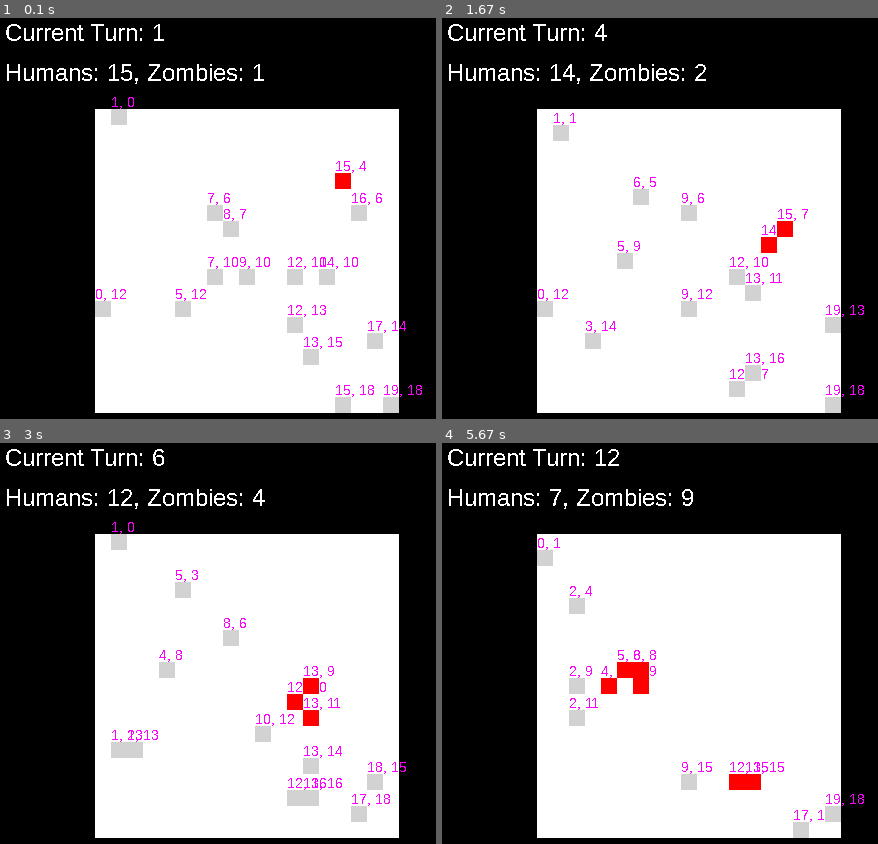
Above: before the commit, frames 1-4 (two rows, left to right).
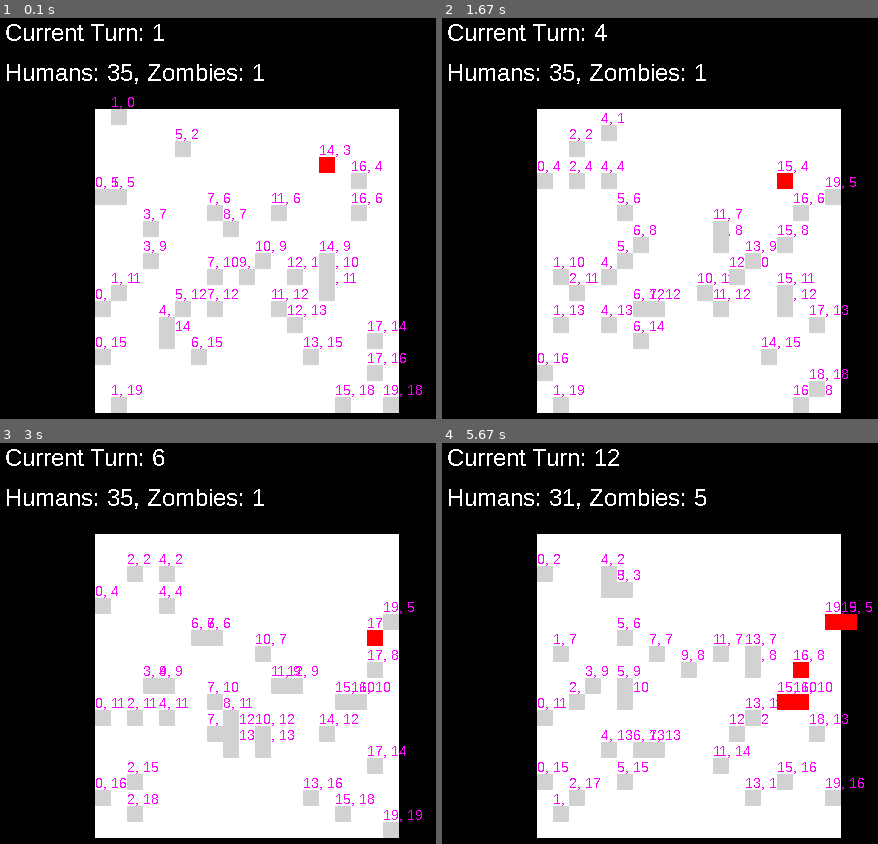
Above: after the commit, the same moments.

Repository: wallermatt/exercises
Game: pygame game, started from zombies.py
Two runs of this game, one before a commit and one after it. Both use one fixed random seed, a clock stepped at 60 frames per second and the inputs below.
Inputs:
- Up to frame 1 (0.1 s): no input
- Up to frame 2 (1.67 s): no input
- Up to frame 3 (3 s): no input
- Up to frame 4 (5.67 s): no input

The runs differ from the first frame. In frame 1, 3.8% of the frame differs, in the area x 21-94%, y 11-99%; in frame 2, 8.3%; in frame 3, 8.3%; in frame 4, 8.9%, in the area x 21-99%, y 11-99%.

Commit message:
zombie pause

Diff:
--- a/zombies.py
+++ b/zombies.py
@@ -70,12 +70,17 @@
     TYPE = ZOMBIE
     COLOUR = RED
 
-    def __init__(self, column, row):
+    def __init__(self, column, row, pause=3):
         self.column = column
         self.row = row
         self.sprite = MySprite(self.COLOUR, 100 + column * CHAR_SIZE, 100 + row * CHAR_SIZE)
+        self.pause = pause
 
     def strategy(self, arena):
+        if self.pause:
+            self.pause -= 1
+            return
+
         closest_human = None
         closest_human_index = None
         closest_human_distance = float("inf")
@@ -179,7 +184,7 @@
     arena.characters.append(z)
     arena.all_sprites_list.add(z.sprite)
 
-for _ in range(15):
+for _ in range(35):
     rp = RandomPerson(random.randrange(0, ARENA_WIDTH), random.randrange(0, ARENA_HEIGHT))
     arena.characters.append(rp)
     arena.all_sprites_list.add(rp.sprite)
